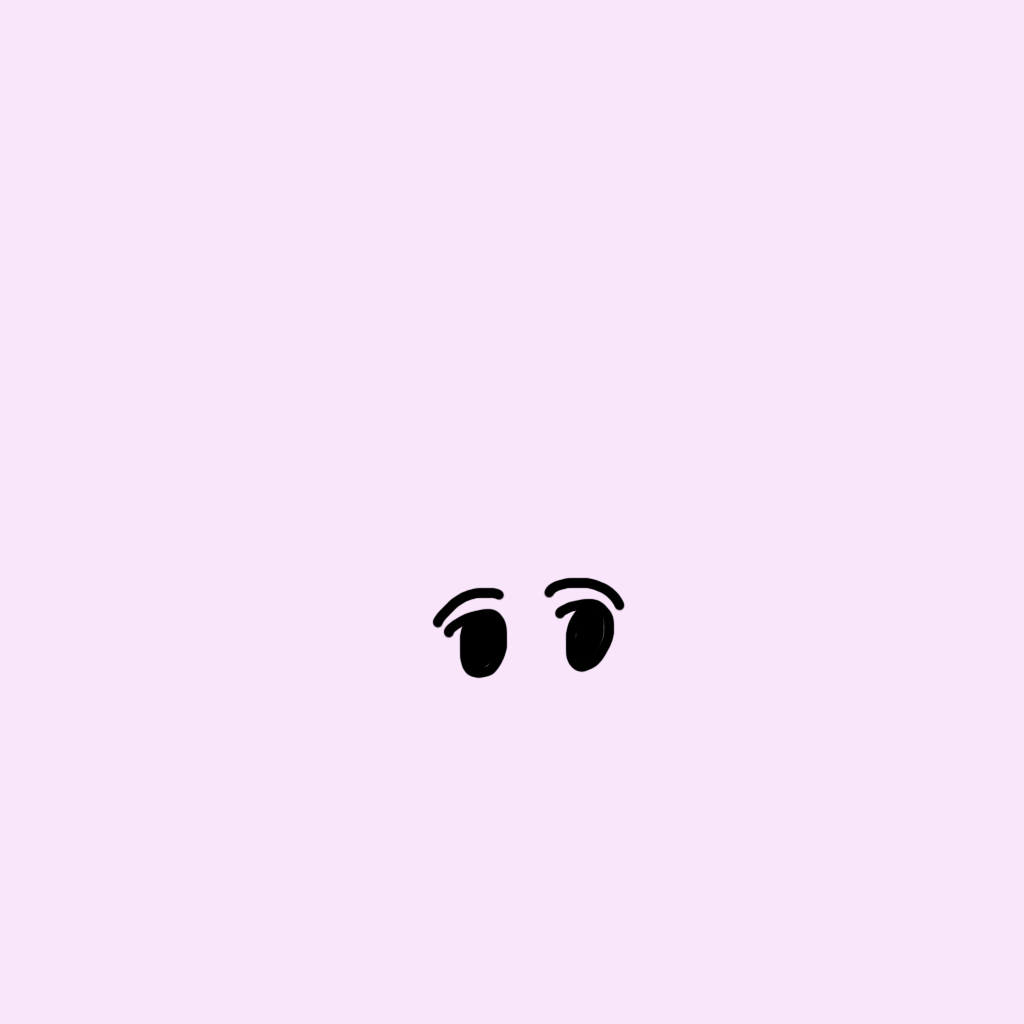
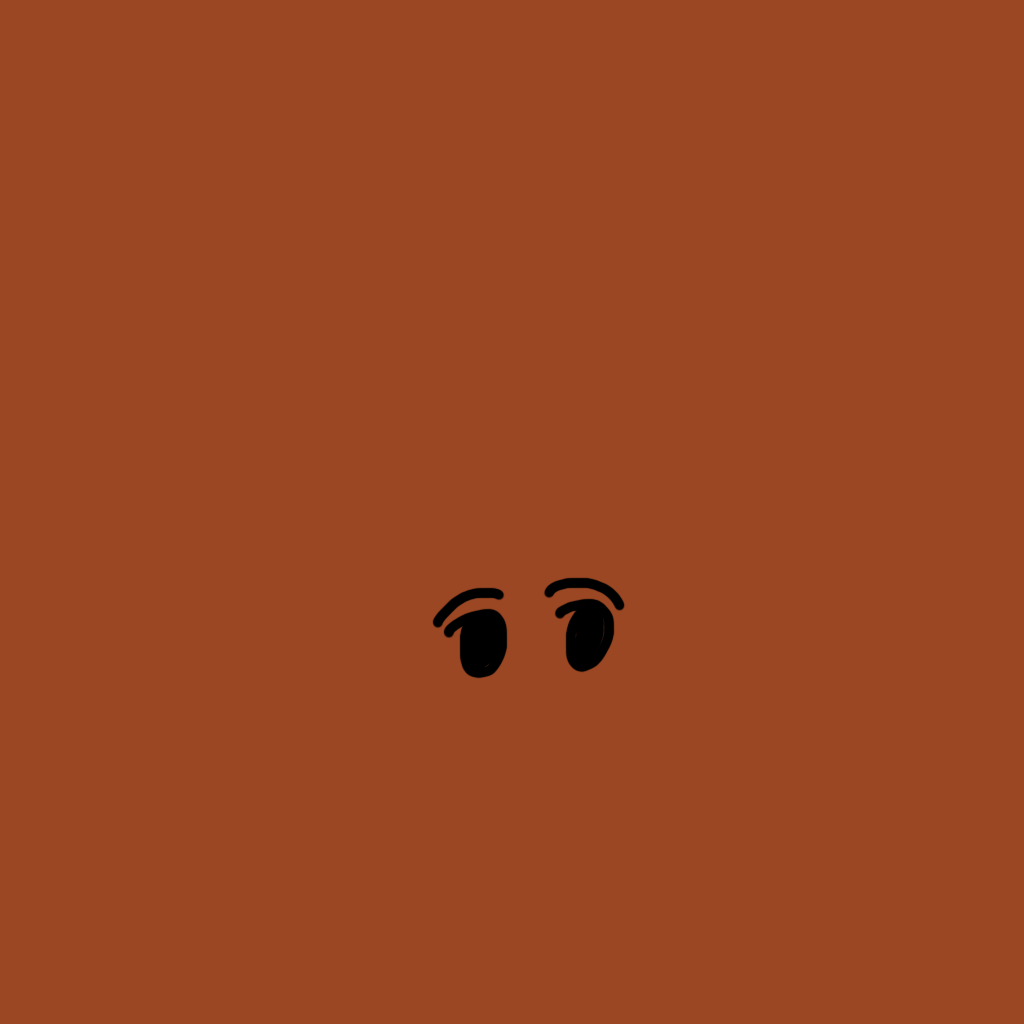
Layer changes from the first 1024 x 1024 image to the second:
painted on "レイヤー 3" over [208,225,221,238]
painted on "レイヤー 2" over [0,0,1024,1024]
painted on "レイヤー 1" over [0,0,1024,1024]
